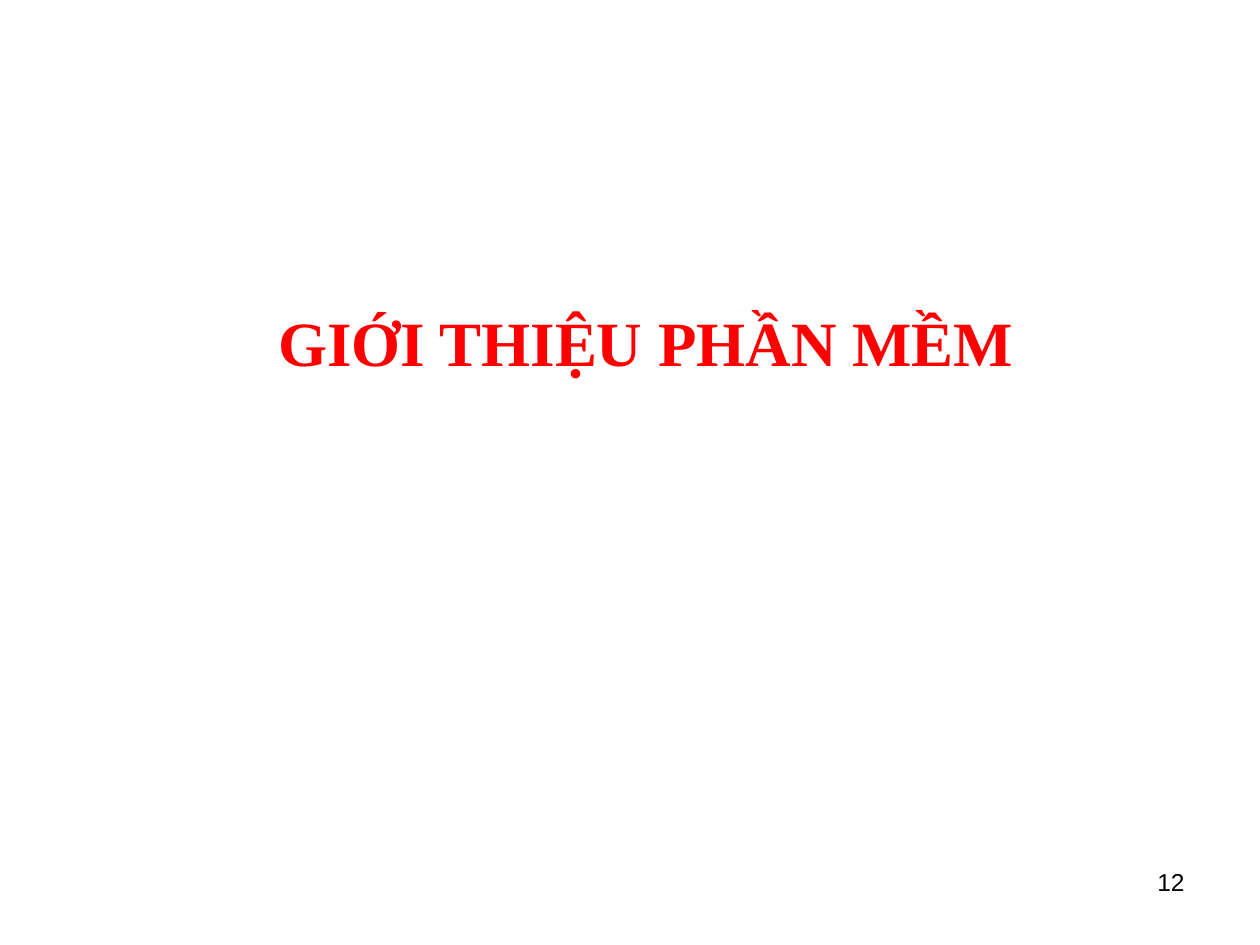
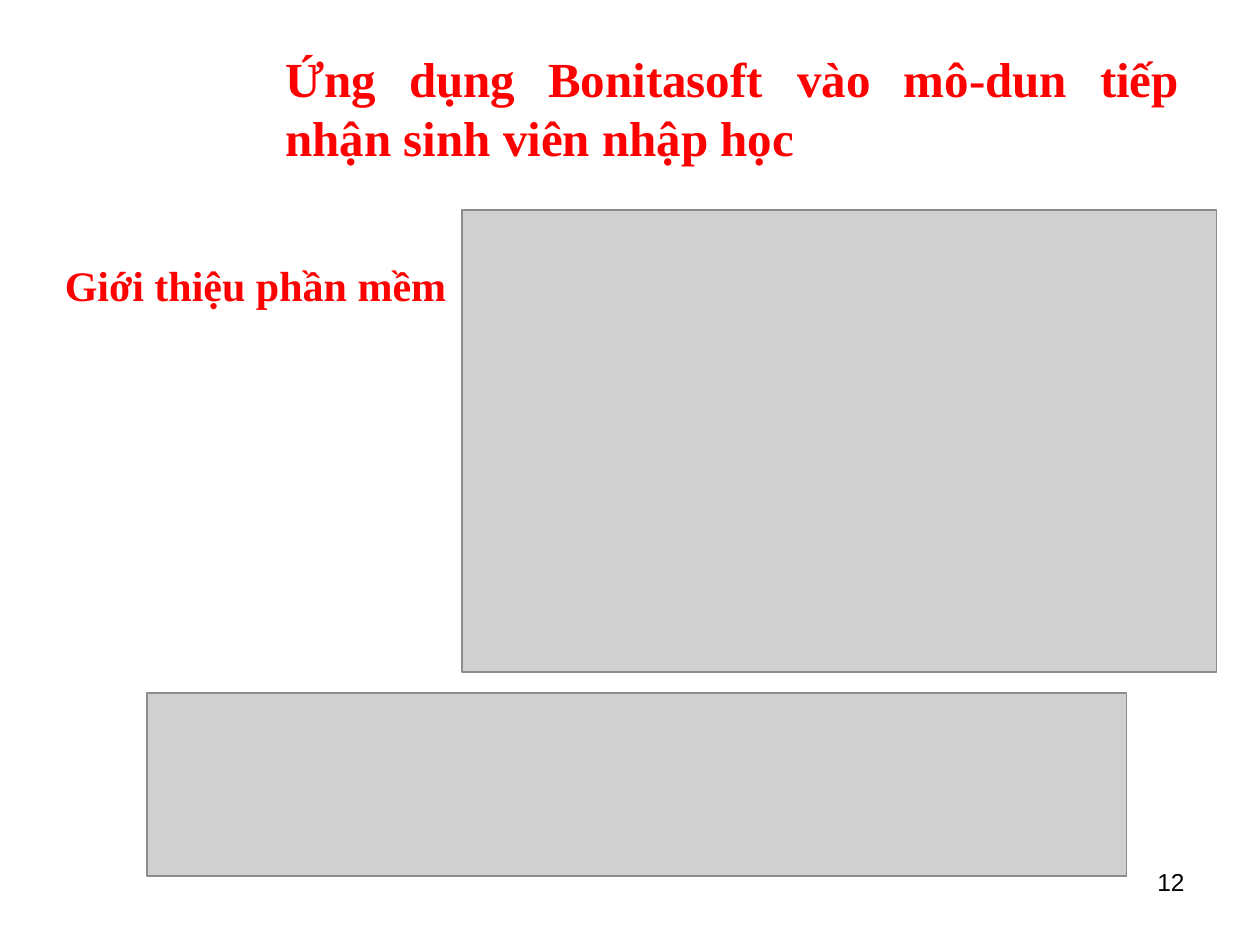
Before and after one commit to kellyfire611/bonita, a slide deck: slide 12 of slide/baocaoFinal.ppt. Drawn at 1260x945 pixels with LibreOffice and Linux fonts; fonts in the diff are those of the drawing; grey boxes stand for pictures; background and template pictures are left out. Boxes give left, top, right and bottom in pixels: in the first picture for what was removed or moved away, otherwise in the second. Text is boxed around its words. In the diff, an @@ line names an element or a change of style, - is before the commit and + after.

```diff
--- a/slide/baocaoFinal.ppt
+++ b/slide/baocaoFinal.ppt
@@ text added at (x1=285, y1=59, x2=1179, y2=166), 28 pt, text #FF0000, bold @@
+Ứng dụng Bonitasoft vào mô-dun tiếp nhận sinh viên nhập học
@@ picture added at (x1=462, y1=210, x2=1217, y2=673) @@
@@ text at (x1=65, y1=270, x2=447, y2=310): text changed; size 36 to 24 pt @@
-GIỚI THIỆU PHẦN MỀM
+Giới thiệu phần mềm
@@ picture added at (x1=147, y1=693, x2=1126, y2=876) @@
```
Also in this commit, not shown: 2 other slides changed, 24 slides added, 9 slides removed, 4 other files.
